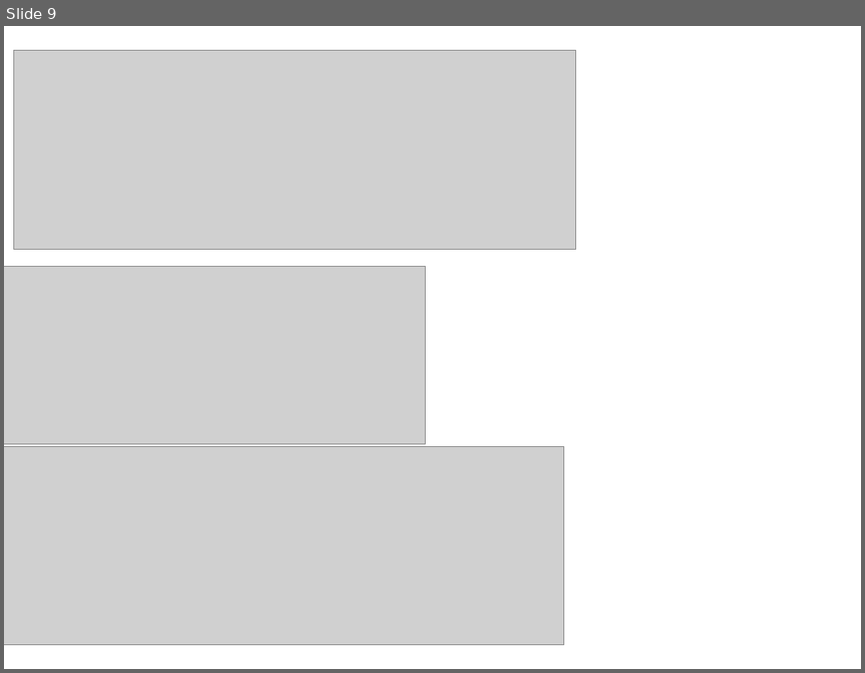
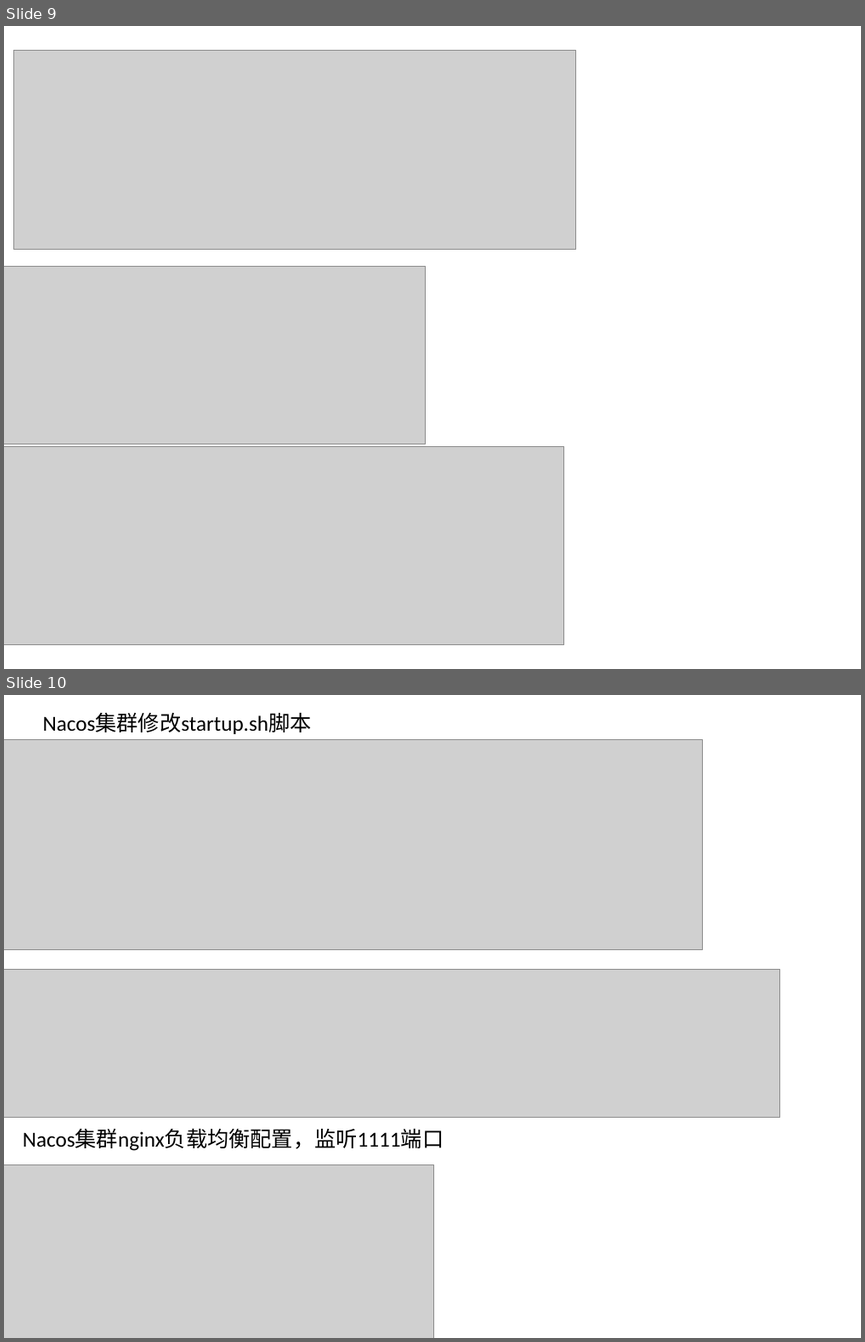
Before and after one commit to NicholasRabbit/springcloud, a slide deck: SpringCloud笔记/课程截图.pptx. Shown one above the other, each under a label of ours: slide 9 before the commit, slides 9 and 10 after it. The pictures are 865x673 and 865x1342 pixels, drawn with LibreOffice and Linux fonts; fonts in the diff are those of the drawing; grey boxes stand for pictures. Boxes give left, top, right and bottom in pixels: in the first picture for what was removed or moved away, otherwise in the second. Text is boxed around its words. In the diff, an @@ line names an element or a change of style, - is before the commit and + after.

```diff
--- a/SpringCloud笔记/课程截图.pptx
+++ b/SpringCloud笔记/课程截图.pptx
@@ slide 10 added at (4,695,861,1338), background #FFFFFF @@
@@ text added at (43,714,312,734), 18 pt, text #000000 @@
+Nacos集群修改startup.sh脚本
@@ picture added at (4,739,703,949) @@
@@ picture added at (4,970,779,1117) @@
@@ text added at (23,1129,443,1151), 18 pt, text #000000 @@
+Nacos集群nginx负载均衡配置，监听1111端口
@@ picture added at (4,1164,434,1338) @@
```
Also in this commit, not shown: 15 other files.
